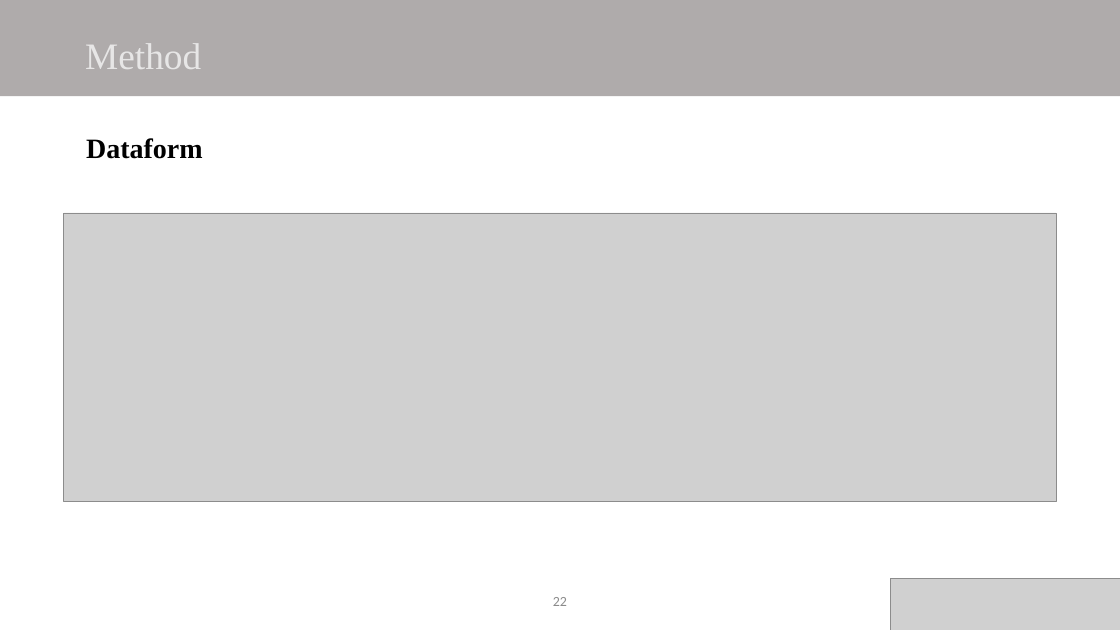
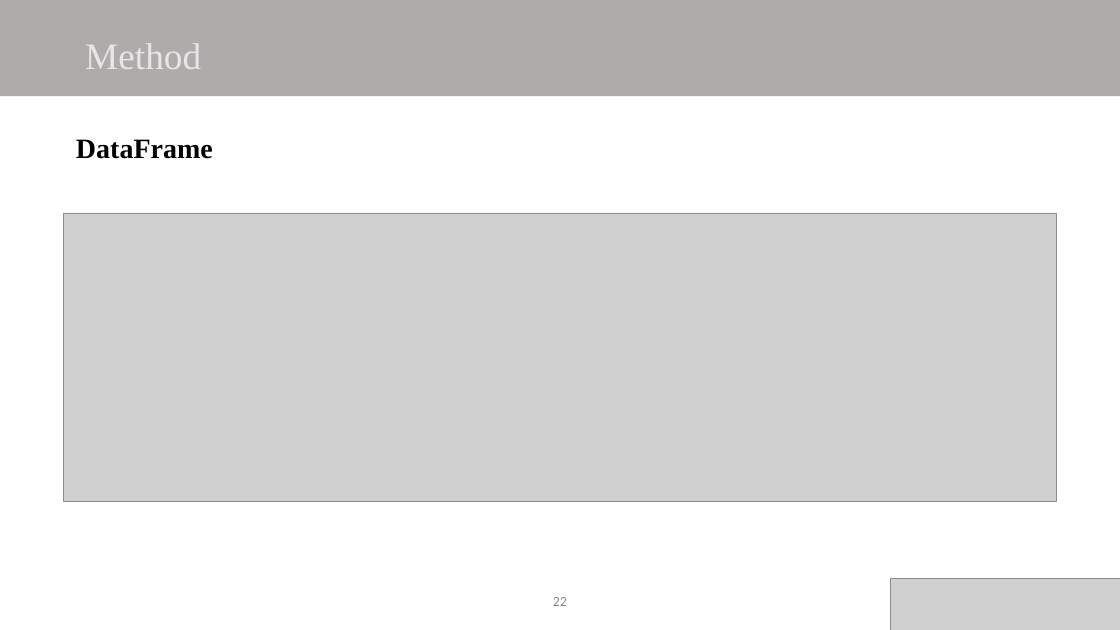
Before and after one commit to DanielHo-BS/MRI, a slide deck: slide 23 of FLASH_HW2/HW2.pptx. Drawn at 1120x630 pixels with LibreOffice and Linux fonts; fonts in the diff are those of the drawing; grey boxes stand for pictures. Boxes give left, top, right and bottom in pixels: in the first picture for what was removed or moved away, otherwise in the second. Text is boxed around its words. In the diff, an @@ line names an element or a change of style, - is before the commit and + after.

Commit message:
Update ppt and pdf of HW2

```diff
--- a/FLASH_HW2/HW2.pptx
+++ b/FLASH_HW2/HW2.pptx
@@ text at bbox=[76, 139, 213, 159]: text changed @@
-Dataform
+DataFrame
```
Also in this commit, not shown: 3 other slides changed, 1 other file.
